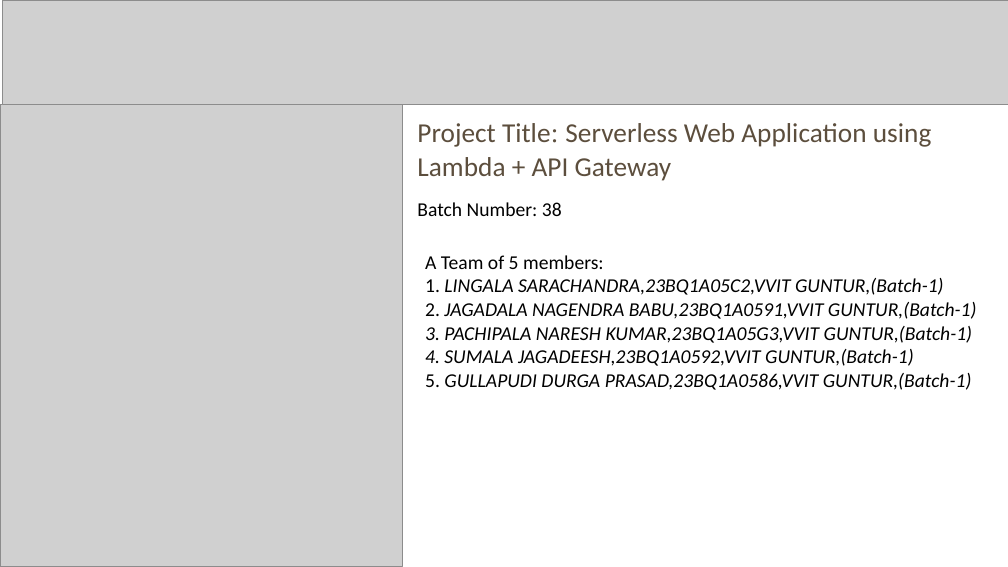
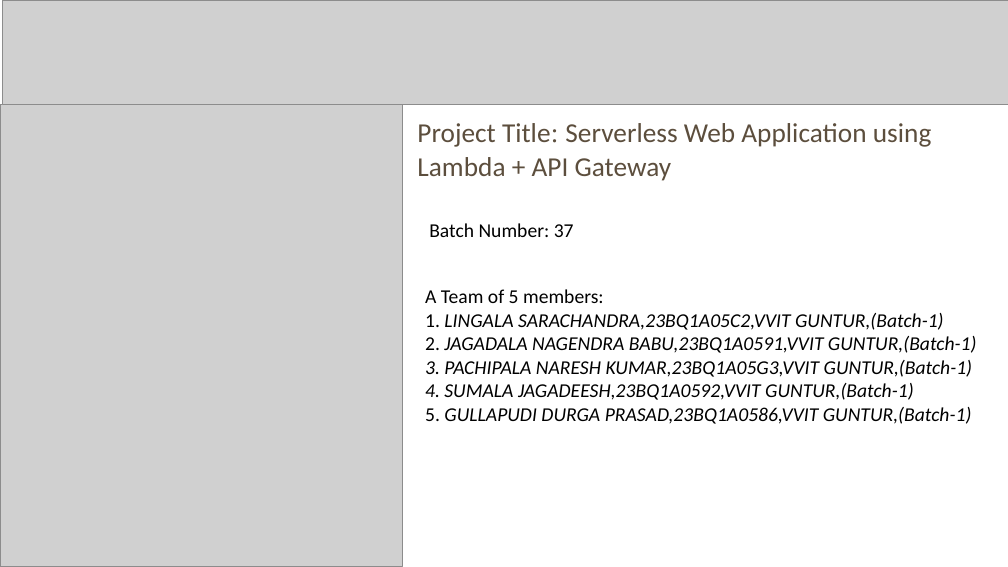
Before and after one commit to sarachandra-dev/Serverless-Web-Application-using-Lambda-API-Gateway, a slide deck: slide 1 of QuickShare.pptx. Drawn at 1008x567 pixels with LibreOffice and Linux fonts; fonts in the diff are those of the drawing; grey boxes stand for pictures. Boxes give left, top, right and bottom in pixels: in the first picture for what was removed or moved away, otherwise in the second. Text is boxed around its words. In the diff, an @@ line names an element or a change of style, - is before the commit and + after.

```diff
--- a/QuickShare.pptx
+++ b/QuickShare.pptx
@@ text at [429, 223, 574, 237]: text changed @@
-Batch Number: 38
+Batch Number: 37
@@ text "A Team of 5 members:": place and size @@
-text "A Team of 5 members:" at [425, 255, 977, 390]
+text "A Team of 5 members:" at [425, 289, 977, 424]
```
Also in this commit, not shown: 1 other slide changed, 2 other files.
